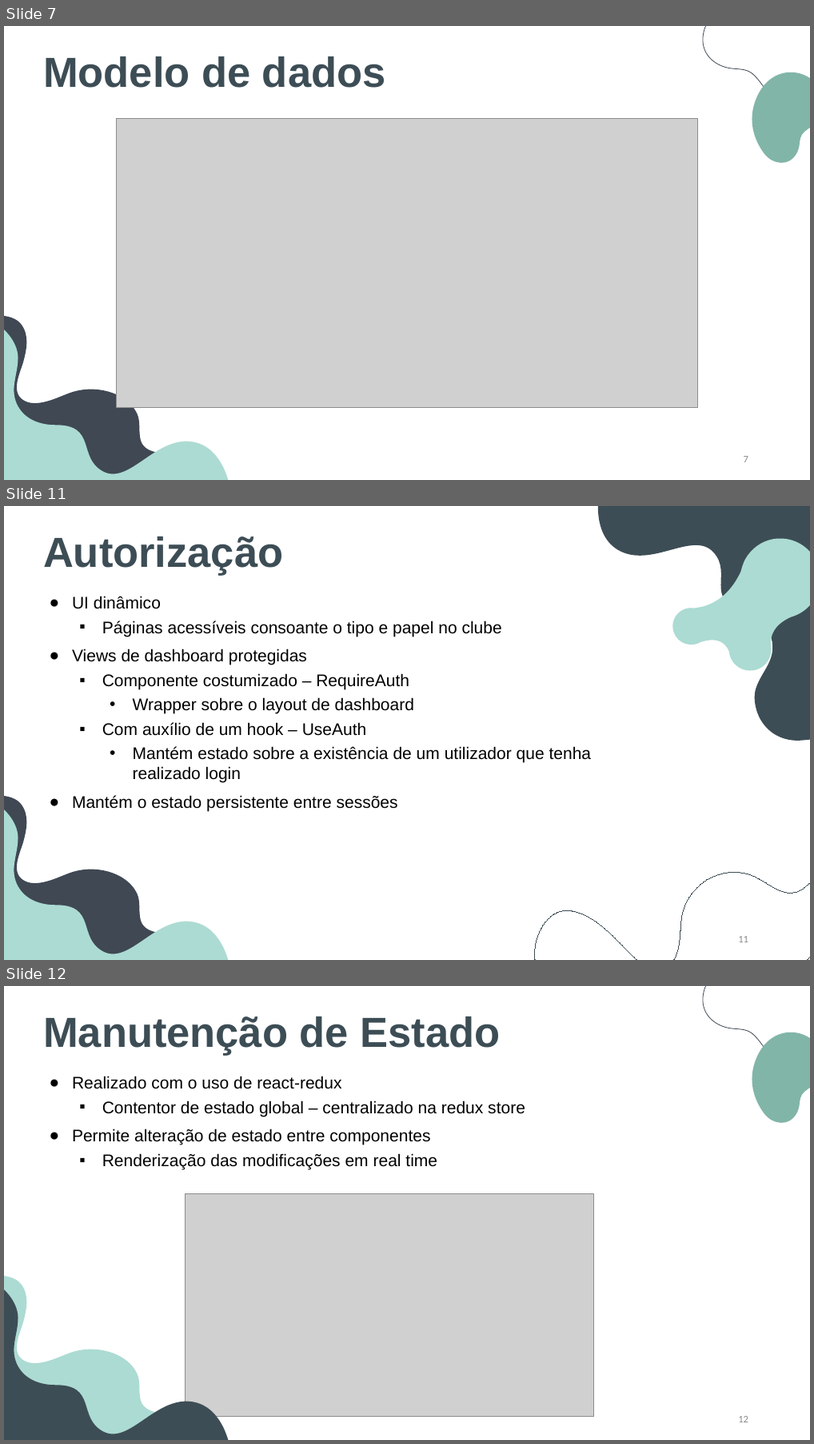
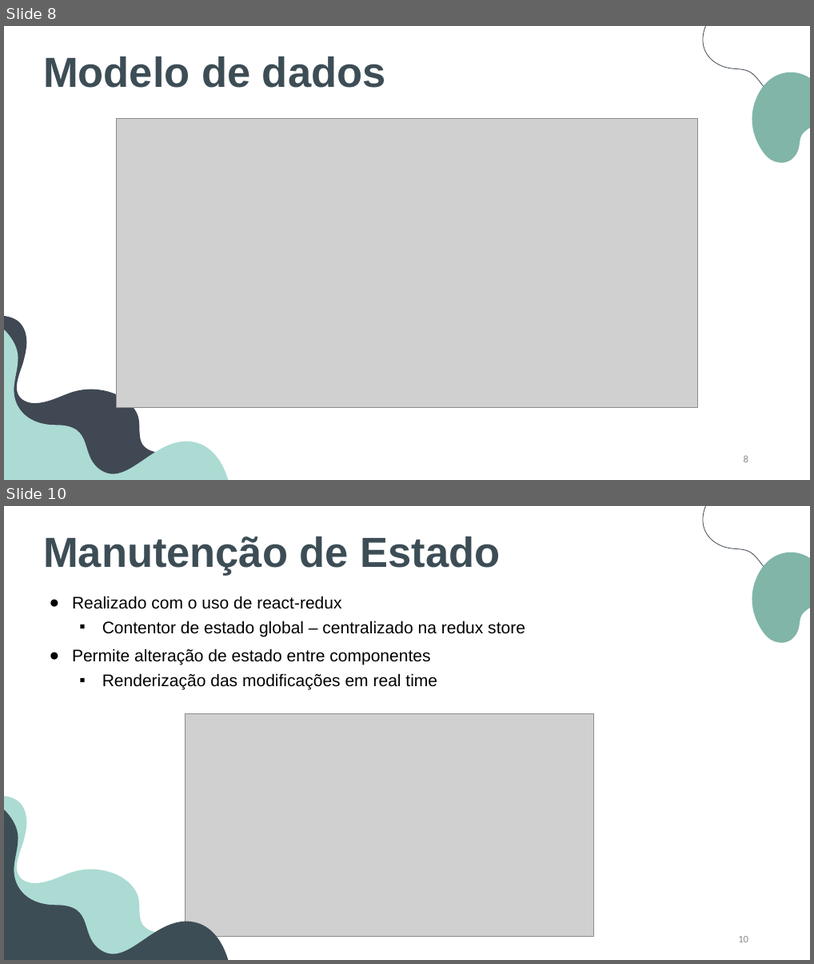
Before and after one commit to BernardoFMF/surf-management-app, a slide deck: docs/demonstration/demonstration.pptx. Shown one above the other, each under a label of ours: slides 7, 11 and 12 before the commit, slides 8 and 10 after it; the slides between them are not shown. The pictures are 814x1444 and 814x964 pixels, drawn with LibreOffice and Linux fonts; fonts in the diff are those of the drawing; grey boxes stand for pictures. Boxes give left, top, right and bottom in pixels: in the first picture for what was removed or moved away, otherwise in the second. Text is boxed around its words. In the diff, an @@ line names an element or a change of style, - is before the commit and + after.

```diff
--- a/docs/demonstration/demonstration.pptx
+++ b/docs/demonstration/demonstration.pptx
@@ slide 11 removed at box(4, 506, 810, 960), background #FFFFFF @@
@@ freeform shape removed at box(591, 506, 810, 740) @@
@@ text removed at box(43, 536, 283, 576) @@
-Autorização
@@ freeform shape removed at box(660, 531, 810, 683) @@
@@ subtitle removed at box(72, 596, 592, 812) @@
-● UI dinâmico
-  ▪ Páginas acessíveis consoante o tipo e papel no clube
-● Views de dashboard protegidas
-  ▪ Componente costumizado – RequireAuth
-    • Wrapper sobre o layout de dashboard
-  ▪ Com auxílio de um hook – UseAuth
-    • Mantém estado sobre a existência de um utilizador que tenha realizado login
-● Mantém o estado persistente entre sessões
@@ freeform shape removed at box(4, 732, 238, 960) @@
@@ freeform shape removed at box(519, 746, 810, 960) @@
@@ freeform shape removed at box(4, 795, 191, 960) @@
@@ page number removed at box(738, 936, 749, 942) @@
-11
@@ what was slide 7 is now slide 8 @@
@@ page number at box(744, 455, 749, 462): text changed @@
-7
+8
@@ what was slide 12 is now slide 10 @@
@@ page number at box(738, 936, 749, 942): text changed @@
-12
+10
```
Also in this commit, not shown: 6 slides changed, 6 other files.
